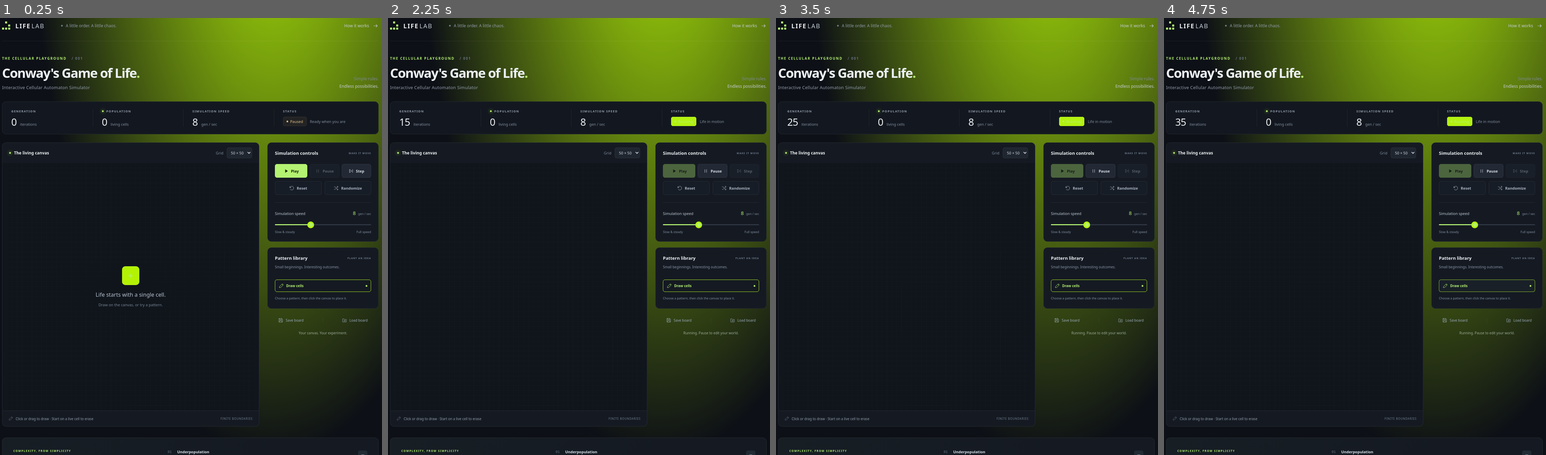
Above: before the commit, frames 1-4 (left to right).
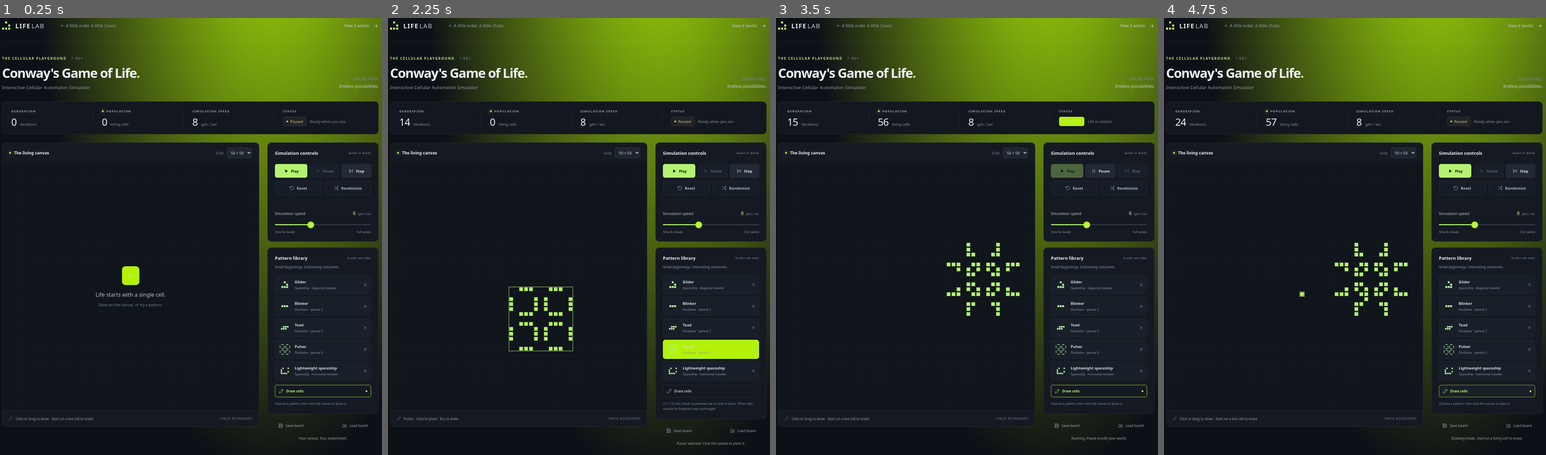
Above: after the commit, the same moments.

Repository: yaniShimoo/conways-game-of-life
Game: browser game, page index.html
Same seed, same stepped clock (60 frames per second), same inputs: the game is played once before the commit and once after it.
Inputs (mouse positions are in pixels of both pictures, inside the frame that each line leads up to):
- Up to frame 1 (0.25 s): no input
- Up to frame 2 (2.25 s): click "Play" at 0.27 s; hold Right 1.03-1.53 s; click (517, 310) at 1.07 s; tap Ctrl at 1.1, 1.6, 2.1 s; hold Down 1.58-1.85 s; click (468, 262) at 1.67 s; hold Left from 1.9 s (still down); click (712, 350) at 2.02 s, where only the run after the commit has a clickable "Pulsar Oscillator · period 3 ↗"
- Up to frame 3 (3.5 s): click (955, 249) at 2.27 s; release Left at 2.47 s; hold Up 2.52-2.82 s; tap Escape at 2.52 s; tap Ctrl at 2.6, 3.1 s; click (944, 337) at 2.87 s; hold Right from 2.87 s (still down); click (1066, 170) at 3.27 s, where only the run after the commit has a clickable "Play"; click (844, 350) at 3.47 s
- Up to frame 4 (4.75 s): release Right at 3.53 s; hold Up 3.58-3.82 s; tap Ctrl at 3.6, 4.1, 4.6 s; hold Left 3.87-4.3 s; click (1293, 236) at 4.07 s; hold Down 4.35-4.68 s; click "Draw cells" at 4.52 s; click (1370, 297) at 4.67 s; hold Right from 4.73 s (still down)

The runs differ from the first frame. In frame 1, 2.4% of the frame differs, in the area x 0-100%, y 59-100%; in frame 2, 4.4%, in the area x 0-100%, y 22-100%; in frame 3, 3.0%; in frame 4, 3.5%.

Commit message:
feat: add five verified patterns with placement previews

Diff:
--- a/js/app.js
+++ b/js/app.js
@@ -1,6 +1,7 @@
 import { Simulation } from './simulation.js';
 import { Renderer } from './renderer.js';
 import { SimulationClock } from './clock.js';
+import { patterns, previewSVG } from './patterns.js';
 
 const simulation = new Simulation();
 const $ = selector => document.querySelector(selector);
@@ -80,4 +81,28 @@
   if (event.key.toLowerCase() === 'g') randomize();
 });
 document.addEventListener('visibilitychange', () => { if (document.hidden && clock.running) { clock.pause(); message('Paused while the tab is hidden. Press Play to resume.'); } });
+
+function choosePattern(pattern) {
+  clock.pause();
+  renderer.pattern = pattern;
+  renderer.hover = null;
+  for (const button of document.querySelectorAll('.pattern-button')) button.setAttribute('aria-pressed', String(button.dataset.pattern === pattern?.id));
+  $('#draw-mode').setAttribute('aria-pressed', String(!pattern));
+  $('#mode-label').textContent = pattern ? `${pattern.name} · Click to place · Esc to draw` : 'Click or drag to draw · Start on a live cell to erase';
+  $('#pattern-help').textContent = pattern ? `${pattern.width} × ${pattern.height} cells. Hover to preview; tap or click to place. Other cells outside its footprint stay unchanged.` : 'Choose a pattern, then click the canvas to place it.';
+  $('#empty-hint').style.visibility = pattern ? 'hidden' : 'visible';
+  message(pattern ? `${pattern.name} selected. Click the canvas to plant it.` : 'Drawing mode. Start on a living cell to erase.');
+  renderer.draw();
+}
+for (const pattern of patterns) {
+  const button = document.createElement('button');
+  button.className = 'pattern-button';
+  button.dataset.pattern = pattern.id;
+  button.setAttribute('aria-pressed', 'false');
+  button.innerHTML = `${previewSVG(pattern)}<span class="pattern-copy"><span class="pattern-name">${pattern.name}</span><span class="pattern-description">${pattern.description}</span></span><span class="pattern-arrow" aria-hidden="true">↗</span>`;
+  button.addEventListener('click', () => choosePattern(pattern));
+  $('#pattern-list').append(button);
+}
+$('#draw-mode').addEventListener('click', () => choosePattern(null));
+document.addEventListener('keydown', event => { if (event.key === 'Escape') choosePattern(null); });
 update();
--- /dev/null
+++ b/js/patterns.js
@@ -0,0 +1,23 @@
+function pattern(id, name, description, rows) {
+  return { id, name, description, width: rows[0].length, height: rows.length,
+    cells: rows.flatMap((row, y) => [...row].flatMap((cell, x) => cell === 'O' ? [[x, y]] : [])) };
+}
+
+export const patterns = [
+  pattern('glider', 'Glider', 'Spaceship · diagonal traveler', ['.O.', '..O', 'OOO']),
+  pattern('blinker', 'Blinker', 'Oscillator · period 2', ['OOO']),
+  pattern('toad', 'Toad', 'Oscillator · period 2', ['.OOO', 'OOO.']),
+  pattern('pulsar', 'Pulsar', 'Oscillator · period 3', [
+    '..OOO...OOO..', '.............', 'O....O.O....O', 'O....O.O....O', 'O....O.O....O',
+    '..OOO...OOO..', '.............', '..OOO...OOO..', 'O....O.O....O', 'O....O.O....O',
+    'O....O.O....O', '.............', '..OOO...OOO..'
+  ]),
+  pattern('lwss', 'Lightweight spaceship', 'Spaceship · horizontal traveler', ['.O..O', 'O....', 'O...O', 'OOOO.'])
+];
+
+export function previewSVG(pattern) {
+  const side = Math.max(pattern.width, pattern.height) + 2;
+  const dx = (side - pattern.width) / 2;
+  const dy = (side - pattern.height) / 2;
+  return `<svg class="pattern-preview" viewBox="0 0 ${side} ${side}" aria-hidden="true">${pattern.cells.map(([x, y]) => `<rect x="${x + dx}" y="${y + dy}" width=".8" height=".8" rx=".08"/>`).join('')}</svg>`;
+}
--- /dev/null
+++ b/tests/patterns.test.js
@@ -0,0 +1,45 @@
+import test from 'node:test';
+import assert from 'node:assert/strict';
+import { Simulation } from '../js/simulation.js';
+import { patterns } from '../js/patterns.js';
+
+for (const [name, period] of [['blinker', 2], ['toad', 2], ['pulsar', 3]]) {
+  test(`${name} returns after its documented period`, () => {
+    const simulation = new Simulation(50);
+    simulation.place(patterns.find(pattern => pattern.id === name), 15, 15);
+    const original = simulation.cells.slice();
+    simulation.step();
+    assert.notDeepEqual(simulation.cells, original);
+    for (let i = 1; i < period; i++) simulation.step();
+    assert.deepEqual(simulation.cells, original);
+  });
+}
+test('lightweight spaceship translates two cells left in four generations', () => {
+  const simulation = new Simulation(50);
+  const spaceship = patterns.find(pattern => pattern.id === 'lwss');
+  simulation.place(spaceship, 15, 15);
+  for (let i = 0; i < 4; i++) simulation.step();
+  const expected = new Simulation(50);
+  expected.place(spaceship, 13, 15);
+  assert.deepEqual(simulation.cells, expected.cells);
+});
+test('all presets fit at their last valid position; invalid placement is atomic', () => {
+  for (const pattern of patterns) {
+    const simulation = new Simulation(50);
+    assert.equal(simulation.place(pattern, 50 - pattern.width, 50 - pattern.height), true);
+    assert.equal(simulation.population, pattern.cells.length);
+    const before = simulation.cells.slice();
+    assert.equal(simulation.place(pattern, 51 - pattern.width, 50 - pattern.height), false);
+    assert.deepEqual(simulation.cells, before);
+  }
+});
+test('placement replaces its footprint and preserves cells outside it', () => {
+  const simulation = new Simulation(50);
+  simulation.set(0, 0, true);
+  simulation.set(10, 10, true);
+  simulation.place(patterns[0], 10, 10);
+  assert.equal(simulation.get(0, 0), 1);
+  assert.equal(simulation.get(10, 10), 0);
+  assert.equal(simulation.population, 6);
+  assert.equal(simulation.generation, 0);
+});
